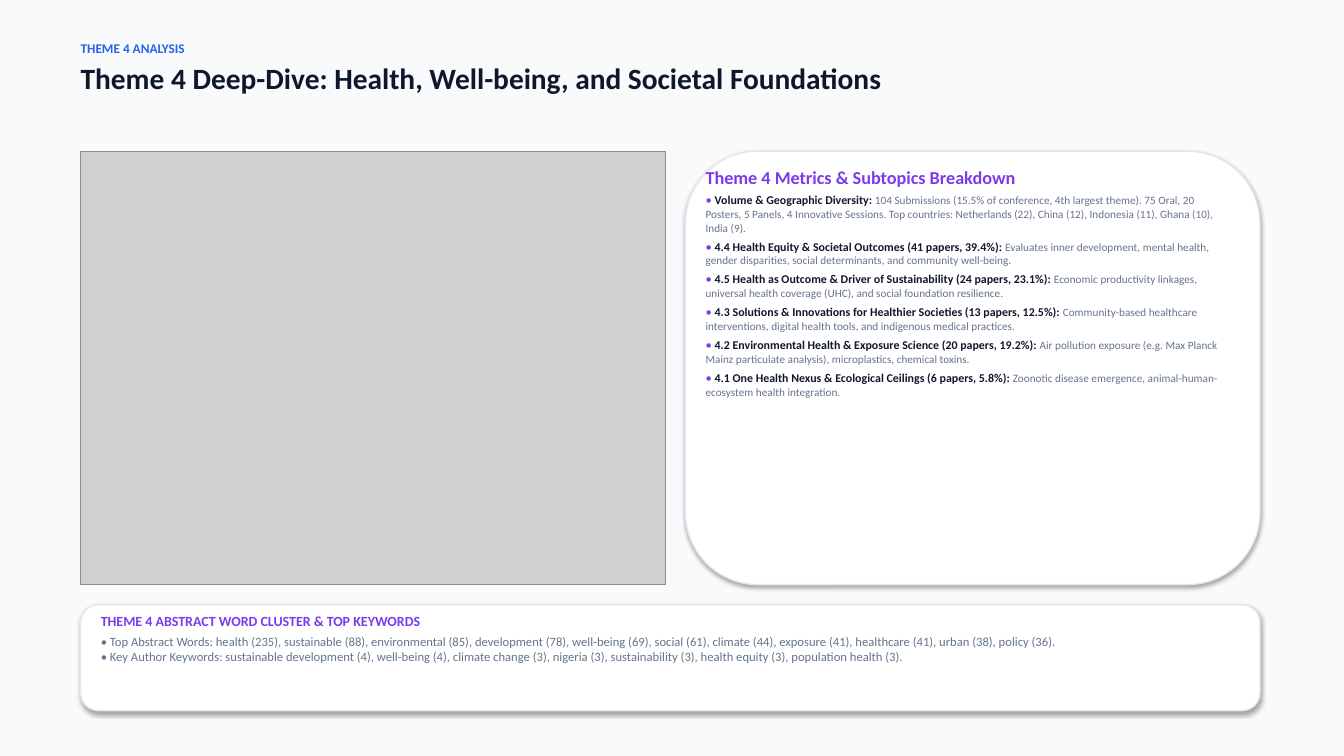
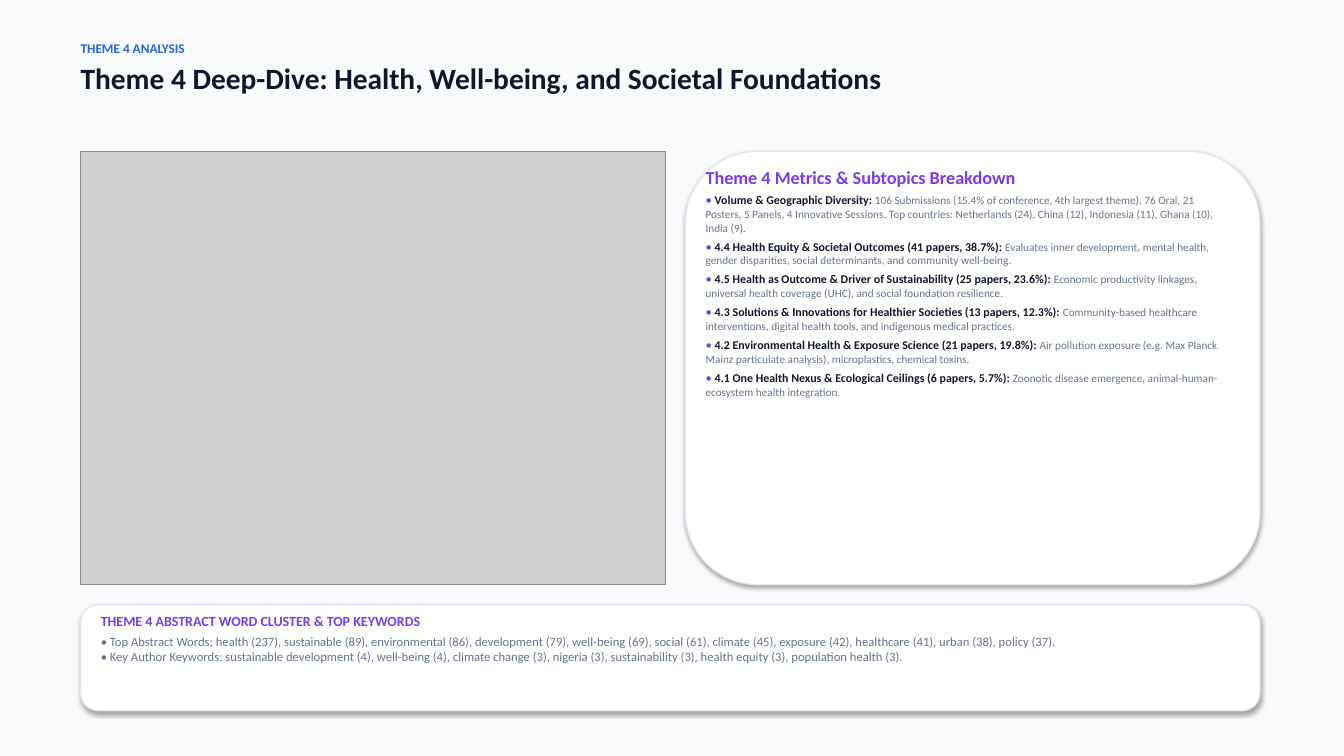
Before and after one commit to ponraj-aru/gsc2027-dashboard, a slide deck: slide 11 of GSC2027_Abstract_Submissions_Analysis_Report.pptx. Drawn at 1344x756 pixels with LibreOffice and Linux fonts; fonts in the diff are those of the drawing; grey boxes stand for pictures. Boxes give left, top, right and bottom in pixels: in the first picture for what was removed or moved away, otherwise in the second. Text is boxed around its words. In the diff, an @@ line names an element or a change of style, - is before the commit and + after.

Commit message:
Update dashboard with latest abstracts from adminPapersBrowse_2026-10-27_04-05-02.doc as of 2026-10-27 09:05:53

```diff
--- a/GSC2027_Abstract_Submissions_Analysis_Report.pptx
+++ b/GSC2027_Abstract_Submissions_Analysis_Report.pptx
@@ text at [706, 195, 1218, 398]: text changed @@
-• Volume & Geographic Diversity: 104 Submissions (15.5% of conference, 4th largest theme). 75 Oral, 20 Posters, 5 Panels, 4 Innovative Sessions. Top countries: Netherlands (22), China (12), Indonesia (11), Ghana (10), India (9).
-• 4.4 Health Equity & Societal Outcomes (41 papers, 39.4%): Evaluates inner development, mental health, gender disparities, social determinants, and community well-being.
-• 4.5 Health as Outcome & Driver of Sustainability (24 papers, 23.1%): Economic productivity linkages, universal health coverage (UHC), and social foundation resilience.
-• 4.3 Solutions & Innovations for Healthier Societies (13 papers, 12.5%): Community-based healthcare interventions, digital health tools, and indigenous medical practices.
-• 4.2 Environmental Health & Exposure Science (20 papers, 19.2%): Air pollution exposure (e.g. Max Planck Mainz particulate analysis), microplastics, chemical toxins.
-• 4.1 One Health Nexus & Ecological Ceilings (6 papers, 5.8%): Zoonotic disease emergence, animal-human-ecosystem health integration.
+• Volume & Geographic Diversity: 106 Submissions (15.4% of conference, 4th largest theme). 76 Oral, 21 Posters, 5 Panels, 4 Innovative Sessions. Top countries: Netherlands (24), China (12), Indonesia (11), Ghana (10), India (9).
+• 4.4 Health Equity & Societal Outcomes (41 papers, 38.7%): Evaluates inner development, mental health, gender disparities, social determinants, and community well-being.
+• 4.5 Health as Outcome & Driver of Sustainability (25 papers, 23.6%): Economic productivity linkages, universal health coverage (UHC), and social foundation resilience.
+• 4.3 Solutions & Innovations for Healthier Societies (13 papers, 12.3%): Community-based healthcare interventions, digital health tools, and indigenous medical practices.
+• 4.2 Environmental Health & Exposure Science (21 papers, 19.8%): Air pollution exposure (e.g. Max Planck Mainz particulate analysis), microplastics, chemical toxins.
+• 4.1 One Health Nexus & Ecological Ceilings (6 papers, 5.7%): Zoonotic disease emergence, animal-human-ecosystem health integration.
@@ text at [110, 637, 1056, 663]: text changed @@
-• Top Abstract Words: health (235), sustainable (88), environmental (85), development (78), well-being (69), social (61), climate (44), exposure (41), healthcare (41), urban (38), policy (36).
-• Key Author Keywords: sustainable development (4), well-being (4), climate change (3), nigeria (3), sustainability (3), health equity (3), population health (3).
+• Top Abstract Words: health (237), sustainable (89), environmental (86), development (79), well-being (69), social (61), climate (45), exposure (42), healthcare (41), urban (38), policy (37).
+• Key Author Keywords: sustainable development (4), well-being (4), climate change (3), nigeria (3), sustainability (3), health equity (3), population health (3).
```
Also in this commit, not shown: 14 other slides changed, 51 other files.
